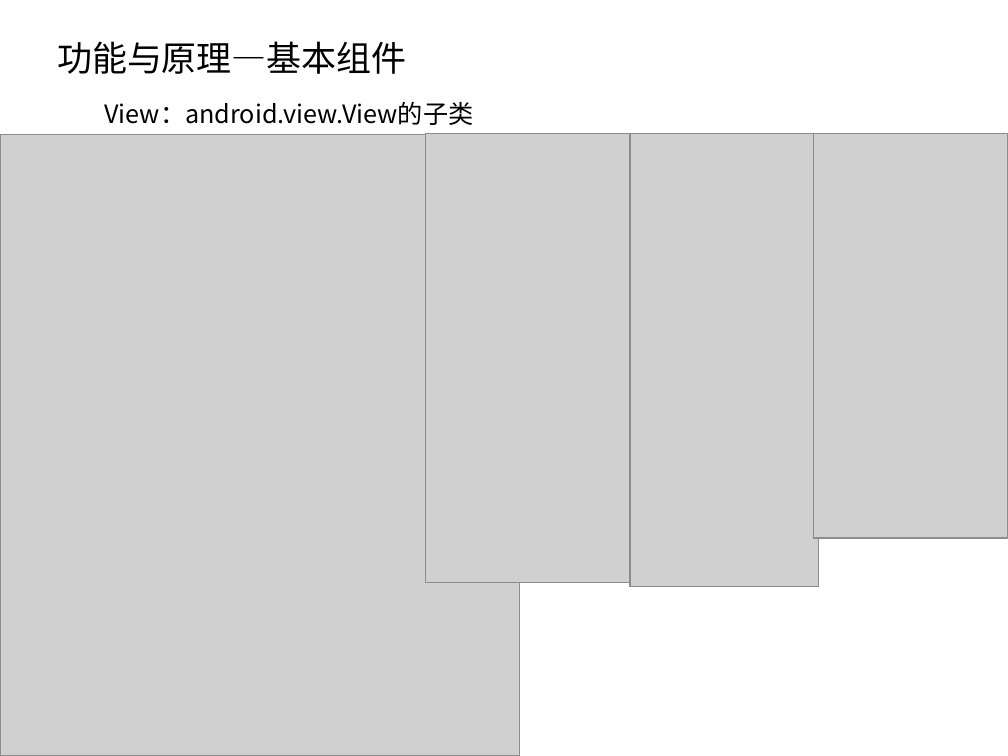
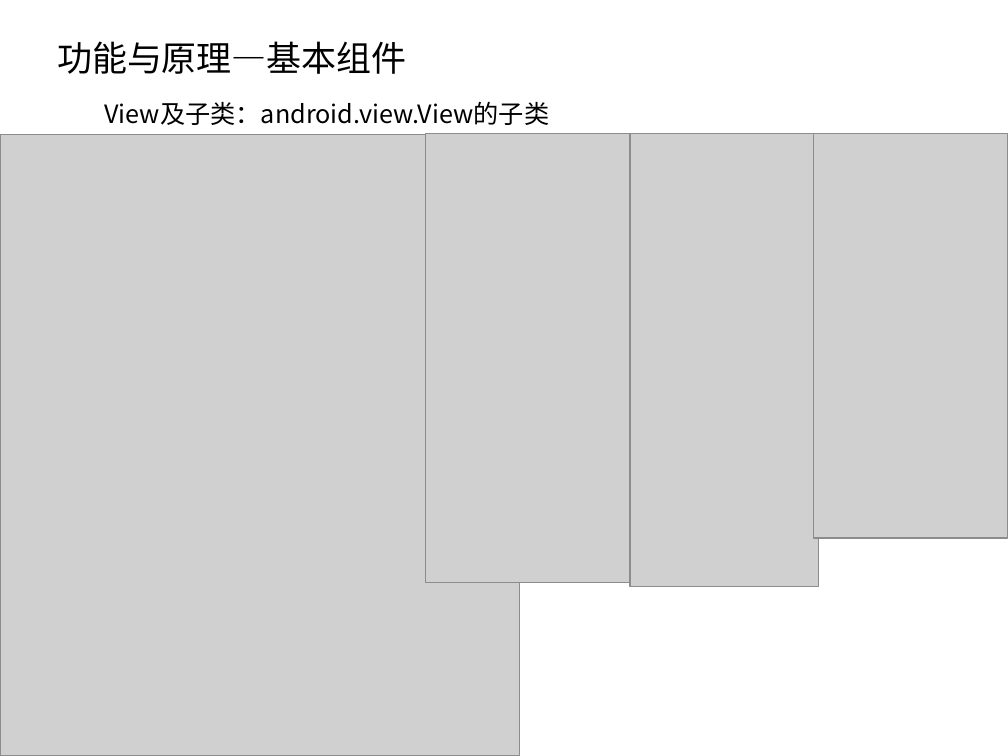
Before and after one commit to jacpy/samples, a slide deck: slide 32 of docs/ppt/android基础资料分享.pptx (slide 33 before the commit). Drawn at 1008x756 pixels with LibreOffice and Linux fonts; fonts in the diff are those of the drawing; grey boxes stand for pictures; background and template pictures are left out. Boxes give left, top, right and bottom in pixels: in the first picture for what was removed or moved away, otherwise in the second. Text is boxed around its words. In the diff, an @@ line names an element or a change of style, - is before the commit and + after.

```diff
--- a/docs/ppt/android基础资料分享.pptx
+++ b/docs/ppt/android基础资料分享.pptx
@@ text at (104, 101, 549, 125): text changed @@
-View：android.view.View的子类
+View及子类：android.view.View的子类
```
Also in this commit, not shown: 4 other slides changed, 20 slides added, 1 slide removed, 1 other file.
